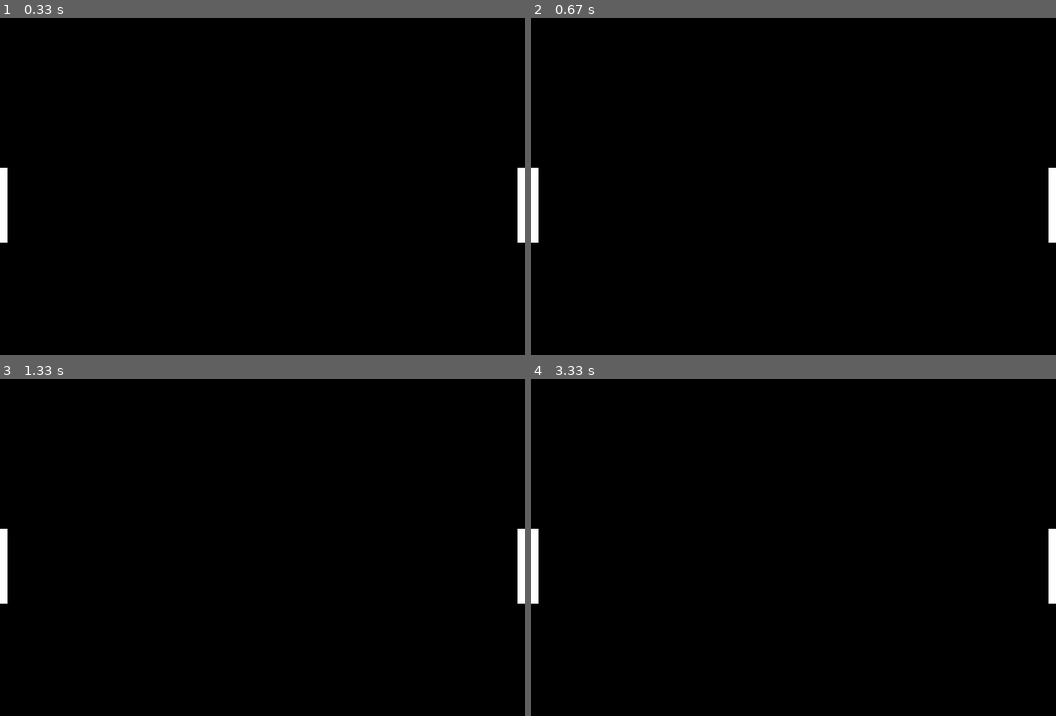
Above: before the commit, frames 1-4 (two rows, left to right).
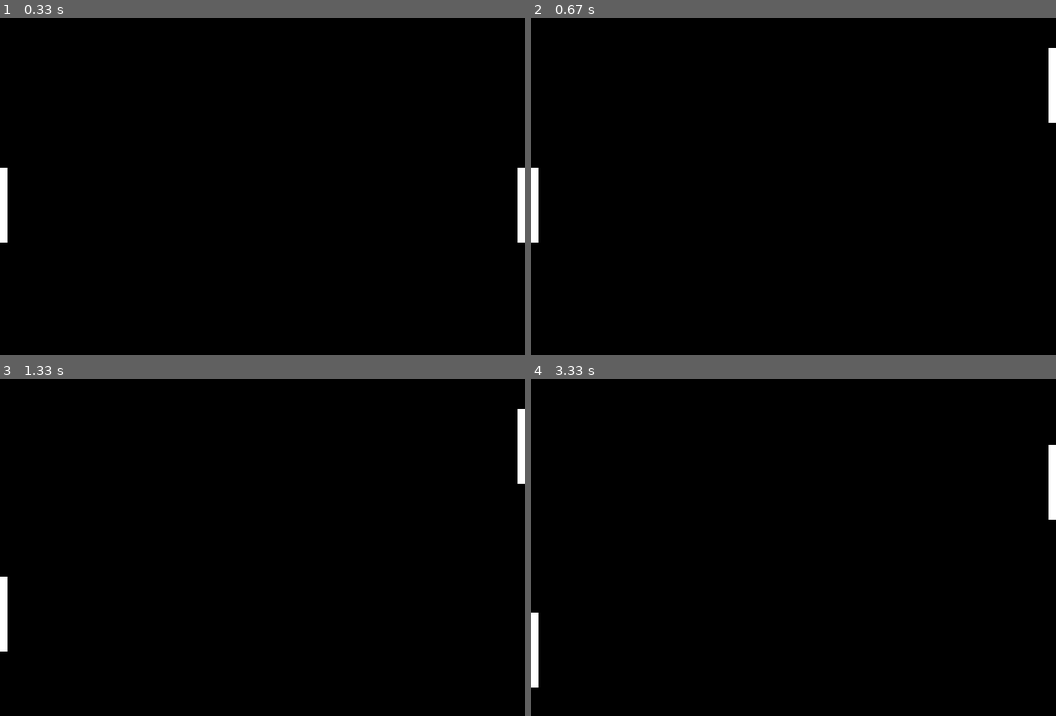
Above: after the commit, the same moments.

Repository: shuaibw/pygame-demo
Game: pygame game, started from pong.py
The game is run twice, just before and just after one commit, with the same random seed, the same clock (stepped at 60 frames per second) and the same inputs.
Inputs:
- Up to frame 1 (0.33 s): no input
- Up to frame 2 (0.67 s): hold Up from 0.33 s (still down)
- Up to frame 3 (1.33 s): release Up at 0.8 s; hold Down 0.83-1.13 s; hold S 0.83-1.13 s; hold Up from 1.17 s (still down); hold W from 1.17 s (still down)
- Up to frame 4 (3.33 s): release Up at 1.53 s; release W at 1.53 s; hold Down 1.57-1.93 s; hold S 1.57-1.93 s; hold Up 1.97-2.27 s; hold W 1.97-2.27 s; hold Down 2.3-2.6 s; hold S 2.3-2.6 s; hold Up 2.63-3 s; hold W 2.63-3 s; hold Down from 3.03 s (still down); hold S from 3.03 s (still down)

Frame 1 is identical in both runs. In frame 2, 0.6% of the frame differs, in the area x 98-100%, y 8-67%; in frame 3, 1.0%; in frame 4, 1.3%, in the area x 0-100%, y 19-92%.

Commit message:
Paddle movement basic

Diff:
--- a/pong.py
+++ b/pong.py
@@ -14,9 +14,16 @@
 # Game exit flag
 done = False
 
+# Clock to control the screen update speed
+clock = pygame.time.Clock()
+
 # Initial position of paddles
 paddle1_y = 200
 paddle2_y = 200
+
+# initial paddle speed
+paddle1_vy = 0
+paddle2_vy = 0
 
 while not done:
     # Event processing
@@ -24,7 +31,28 @@
         if event.type == pygame.QUIT:
             done = True
 
+        elif event.type == pygame.KEYDOWN: # key pressed
+            # paddle 1
+            if event.key == pygame.K_w:
+                paddle1_vy = -8
+            elif event.key == pygame.K_s:
+                paddle1_vy = 8
+            # paddle 2
+            elif event.key == pygame.K_UP:
+                paddle2_vy = -8
+            elif event.key == pygame.K_DOWN:
+                paddle2_vy = 8
+        elif event.type == pygame.KEYUP: # key released
+            # paddle 1
+            if event.key == pygame.K_w or event.key == pygame.K_s:
+                paddle1_vy = 0
+            # paddle 2
+            elif event.key == pygame.K_UP or event.key == pygame.K_DOWN:
+                paddle2_vy = 0
+
     # Game logic
+    paddle1_y += paddle1_vy
+    paddle2_y += paddle2_vy
 
     # Drawing code
     screen.fill(BLACK)
@@ -33,3 +61,6 @@
     pygame.draw.rect(screen, WHITE, [690, paddle2_y, 10, 100])
 
     pygame.display.update()
+    clock.tick(60)
+
+pygame.quit()
